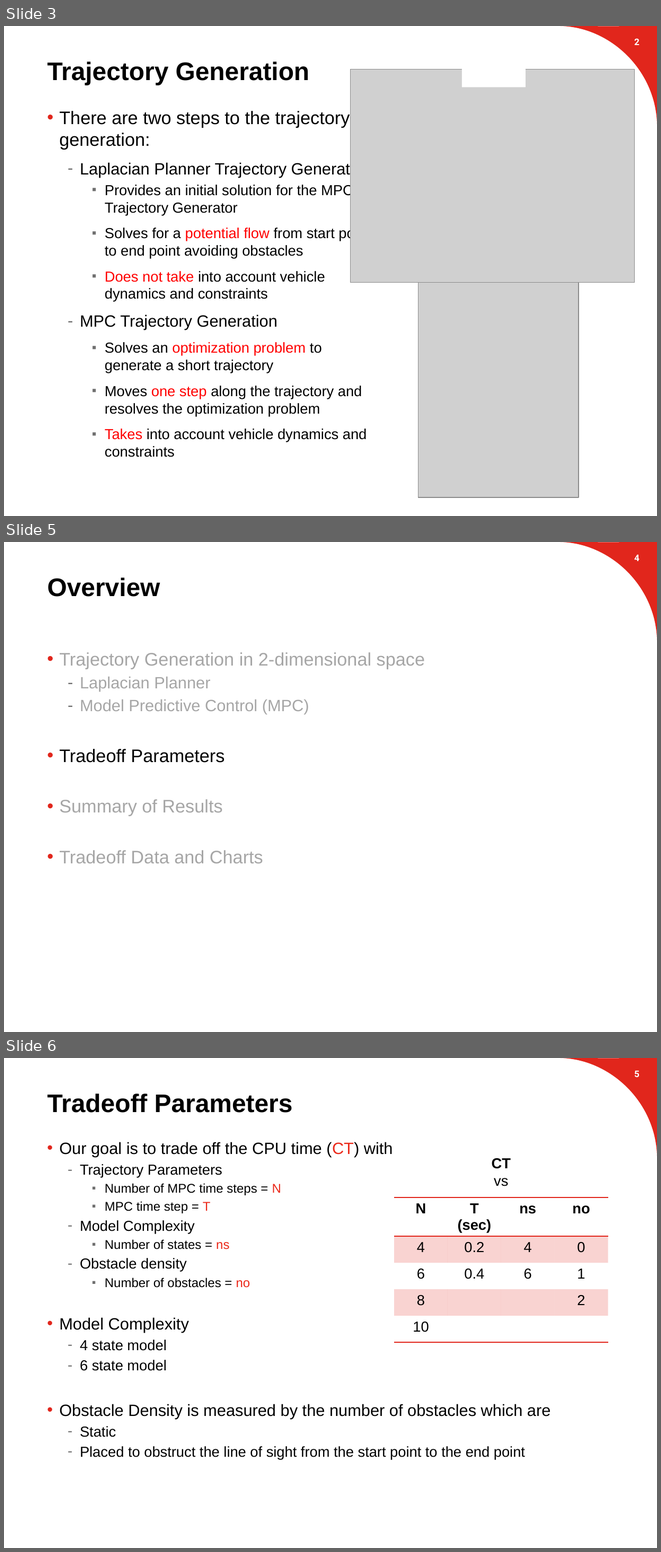
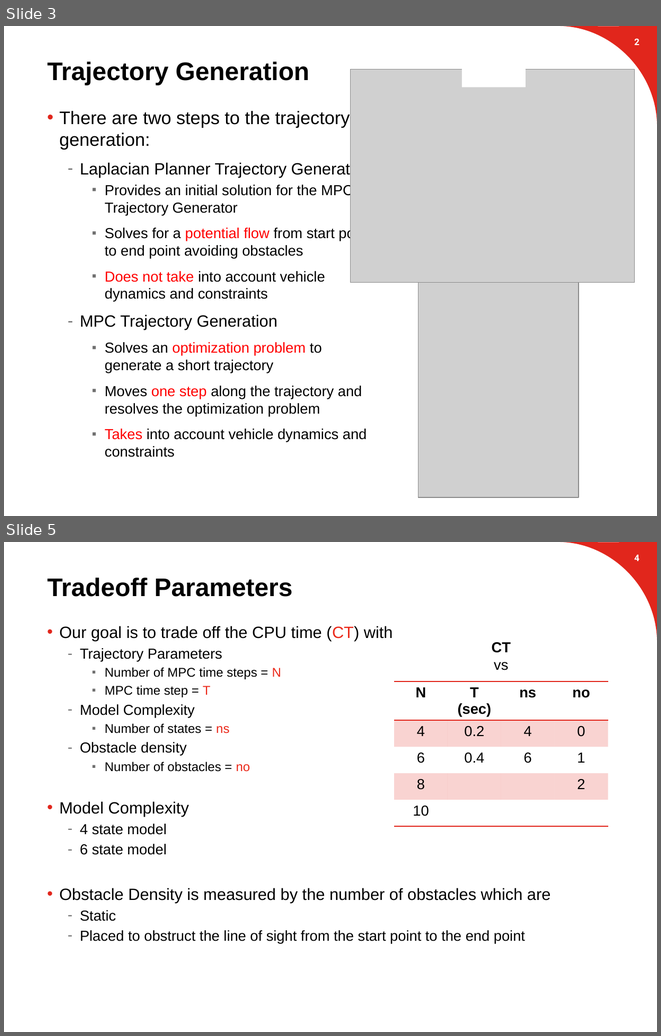
Before and after one commit to suvoganguli/GIG-MPC-Laplacian, a slide deck: 2D Results (mid-term short).pptx. Shown one above the other, each under a label of ours: slides 3, 5 and 6 before the commit, slides 3 and 5 after it; the slides between them are not shown. The pictures are 661x1552 and 661x1036 pixels, drawn with LibreOffice and Linux fonts; fonts in the diff are those of the drawing; grey boxes stand for pictures; background and template pictures are left out. Boxes give left, top, right and bottom in pixels: in the first picture for what was removed or moved away, otherwise in the second. Text is boxed around its words. In the diff, an @@ line names an element or a change of style, - is before the commit and + after.

```diff
--- a/2D Results (mid-term short).pptx
+++ b/2D Results (mid-term short).pptx
@@ slide 5 removed at (x1=4, y1=542, x2=657, y2=1032), background #FFFFFF; not listed: 1 template element that a slide beside it also shows @@
@@ page number removed at (x1=634, y1=554, x2=639, y2=561) @@
-4
@@ title removed at (x1=47, y1=578, x2=160, y2=597) @@
-Overview
@@ text removed at (x1=59, y1=652, x2=425, y2=863) @@
-• Trajectory Generation in 2-dimensional space
-  – Laplacian Planner
-  – Model Predictive Control (MPC)
-• Tradeoff Parameters
-• Summary of Results
-• Tradeoff Data and Charts
@@ what was slide 6 is now slide 5 @@
@@ page number at (x1=634, y1=554, x2=639, y2=561): text changed @@
-5
+4
```
Also in this commit, not shown: 3 slides changed, 2 slides added, 2 other slides removed.
